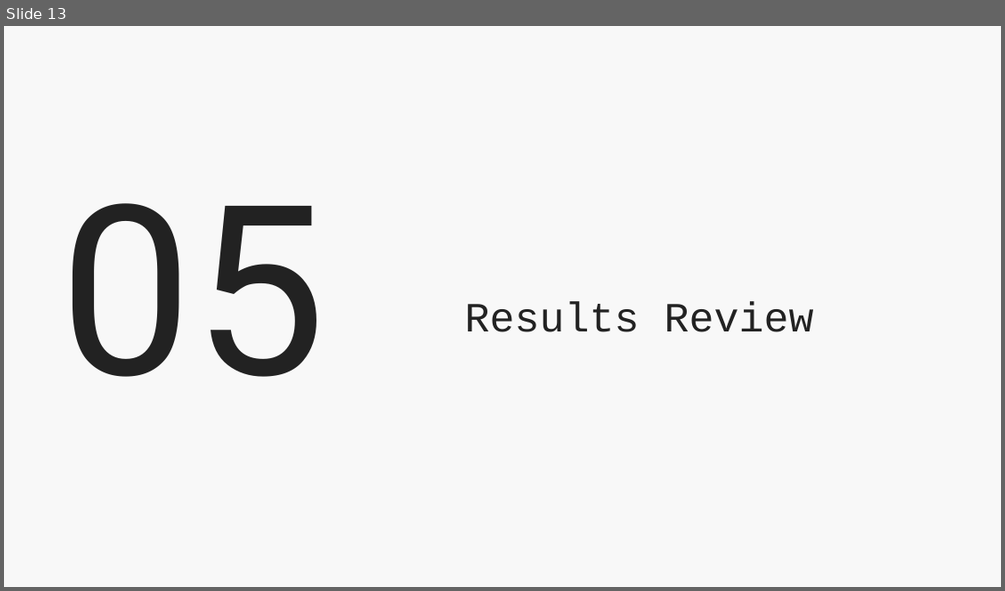
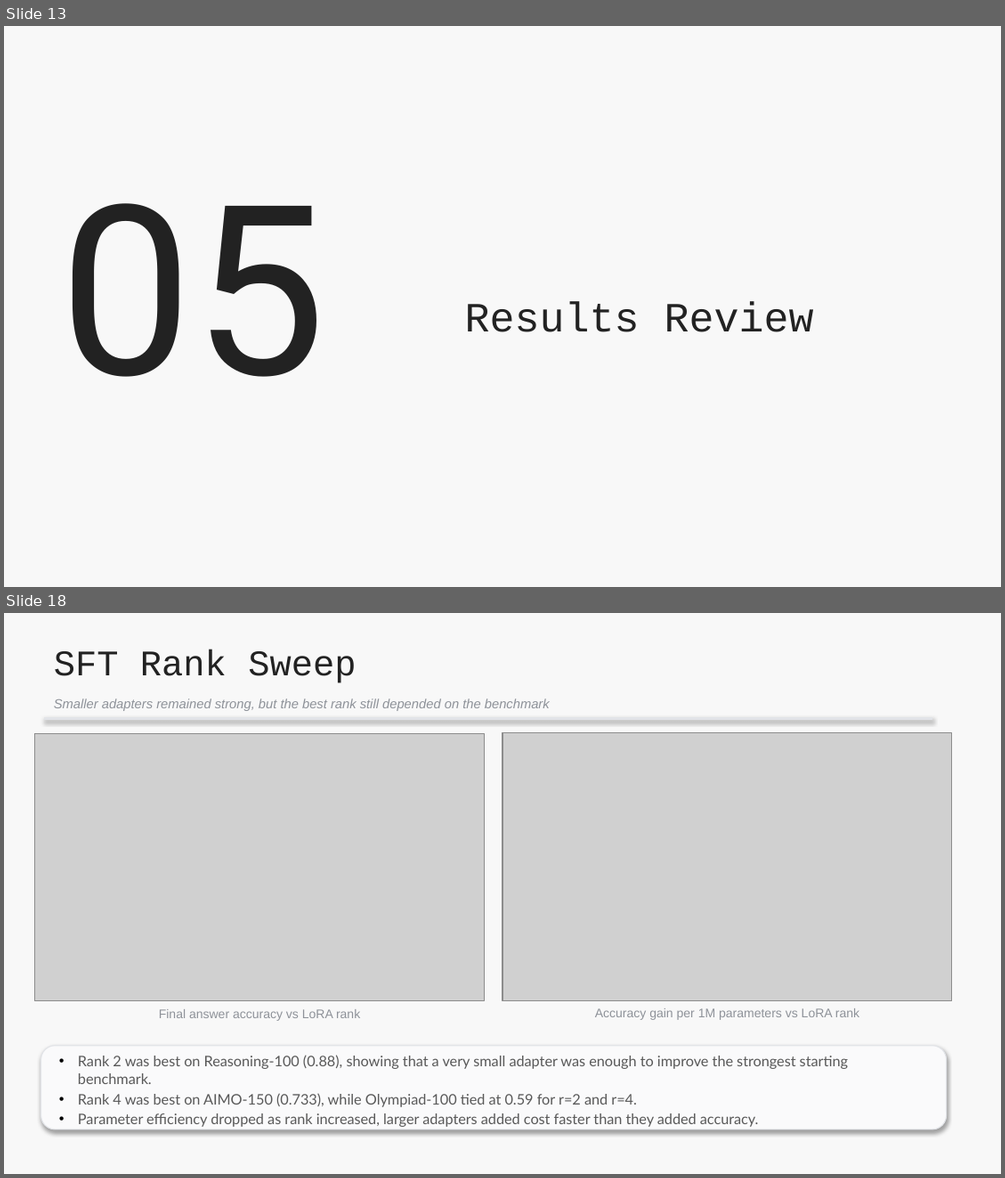
Before and after one commit to Timidalucia/Mini-Research-Problem, a slide deck: MRP - Lusha Zhang 0318.pptx. Shown one above the other, each under a label of ours: slide 13 before the commit, slides 13 and 18 after it; the slides between them are not shown. The pictures are 1005x591 and 1005x1178 pixels, drawn with LibreOffice and Linux fonts; fonts in the diff are those of the drawing; grey boxes stand for pictures; background and template pictures are left out. Boxes give left, top, right and bottom in pixels: in the first picture for what was removed or moved away, otherwise in the second. Text is boxed around its words. In the diff, an @@ line names an element or a change of style, - is before the commit and + after.

```diff
--- a/MRP - Lusha Zhang 0318.pptx
+++ b/MRP - Lusha Zhang 0318.pptx
@@ slide 18 added at (4,613,1001,1174), background #F8F8F8 @@
@@ text added at (54,649,356,683), 26 pt, text #222222 @@
+SFT Rank Sweep
@@ rectangle added at (45,718,932,719), fill #E2E4E8, outline #E2E4E8 0.75 pt @@
@@ text added at (54,698,550,711), 9.5 pt, text #8E9299, italic @@
+Smaller adapters remained strong, but the best rank still depended on the benchmark
@@ picture added at (35,734,485,1001) @@
@@ picture added at (502,732,952,1000) @@
@@ text added at (159,1009,360,1021), 9 pt, text #8E9299 @@
+Final answer accuracy vs LoRA rank
@@ text added at (595,1008,859,1020), 9 pt, text #8E9299 @@
+Accuracy gain per 1M parameters vs LoRA rank
@@ rounded rectangle added at (40,1046,946,1129), fill #FAFAFB, outline #E2E4E8 0.75 pt @@
@@ text added at (78,1054,848,1127), 10.5 pt, text #595959 @@
+• Rank 2 was best on Reasoning-100 (0.88), showing that a very small adapter was enough to improve the strongest starting benchmark.
+• Rank 4 was best on AIMO-150 (0.733), while Olympiad-100 tied at 0.59 for r=2 and r=4.
+• Parameter efficiency dropped as rank increased, larger adapters added cost faster than they added accuracy.
```
Also in this commit, not shown: 4 slides changed, 7 other slides added.
